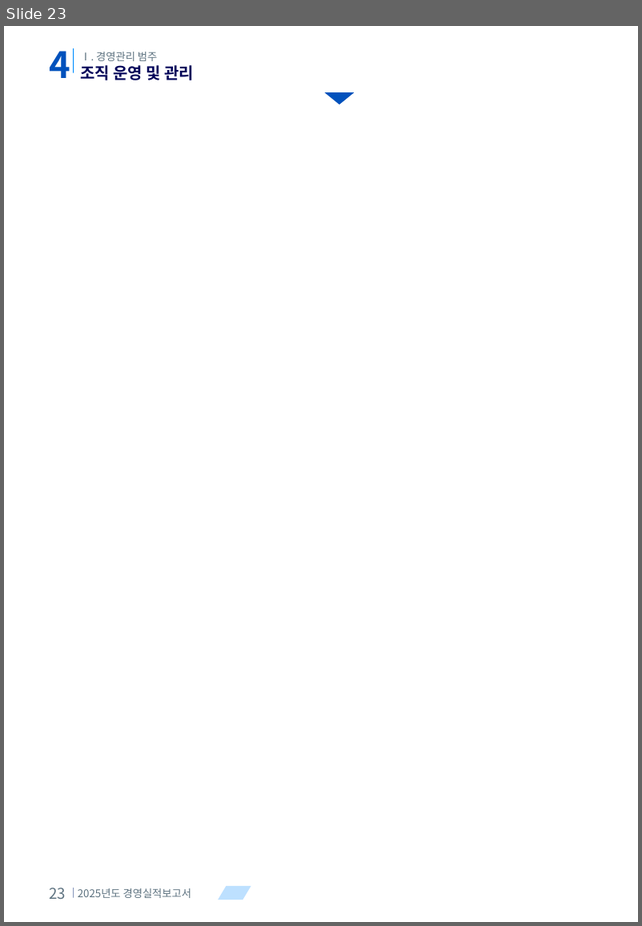
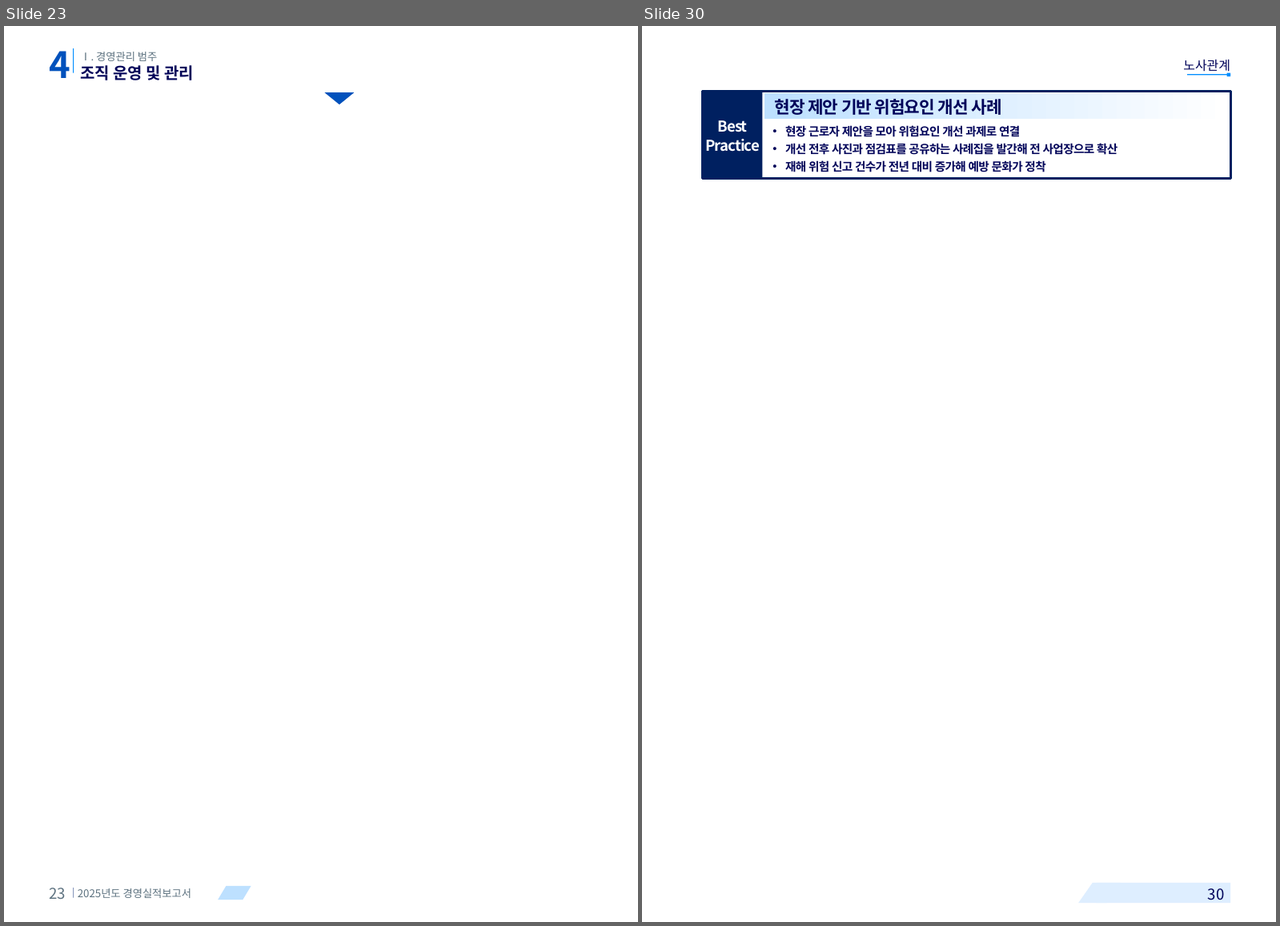
Before and after one commit to khjlsi-creator/claude, a slide deck: korad-경영평가-ppt/KORAD_경영평가_레이아웃_템플릿_A4세로.pptx. Shown side by side, each under a label of ours: slide 23 before the commit, slides 23 and 30 after it; the slides between them are not shown. The pictures are 642x926 and 1280x926 pixels, drawn with LibreOffice and Linux fonts; fonts in the diff are those of the drawing; background and template pictures are left out. Boxes give left, top, right and bottom in pixels: in the first picture for what was removed or moved away, otherwise in the second. Text is boxed around its words. In the diff, an @@ line names an element or a change of style, - is before the commit and + after.

```diff
--- a/korad-경영평가-ppt/KORAD_경영평가_레이아웃_템플릿_A4세로.pptx
+++ b/korad-경영평가-ppt/KORAD_경영평가_레이아웃_템플릿_A4세로.pptx
@@ slide 30 added at (642, 26, 1276, 922), background #FFFFFF @@
@@ text added at (1183, 59, 1230, 74), 12 pt, text #000359 @@
+노사관계
@@ rectangle added at (1227, 72, 1230, 76), fill #008EFF @@
@@ rectangle added at (703, 91, 1230, 179), fill #FFFFFF, outline #002060 2.25 pt @@
@@ rectangle added at (703, 91, 762, 179), fill #002060 @@
@@ rectangle added at (764, 92, 1228, 119), fill gradient #BDE0FF to #FFFFFF @@
@@ rectangle added at (1187, 74, 1230, 75), fill #008EFF @@
@@ text added at (705, 120, 760, 152), 14 pt, text #FFFFFF, bold @@
+Best
+Practice
@@ text added at (775, 99, 1002, 115), 16 pt, text #000359, bold @@
+현장 제안 기반 위험요인 개선 사례
@@ text added at (785, 125, 1117, 172), 11 pt, text #000359, bold @@
+• 현장 근로자 제안을 모아 위험요인 개선 과제로 연결
+• 개선 전후 사진과 점검표를 공유하는 사례집을 발간해 전 사업장으로 확산
+• 재해 위험 신고 건수가 전년 대비 증가해 예방 문화가 정착
@@ parallelogram added at (1078, 883, 1120, 903), fill #DEEEFF @@
@@ rectangle added at (1096, 883, 1230, 903), fill #DEEEFF @@
@@ text added at (1208, 888, 1224, 900), 14 pt, text #000359 @@
+30
```
Also in this commit, not shown: 12 other slides added, 6 other files.
